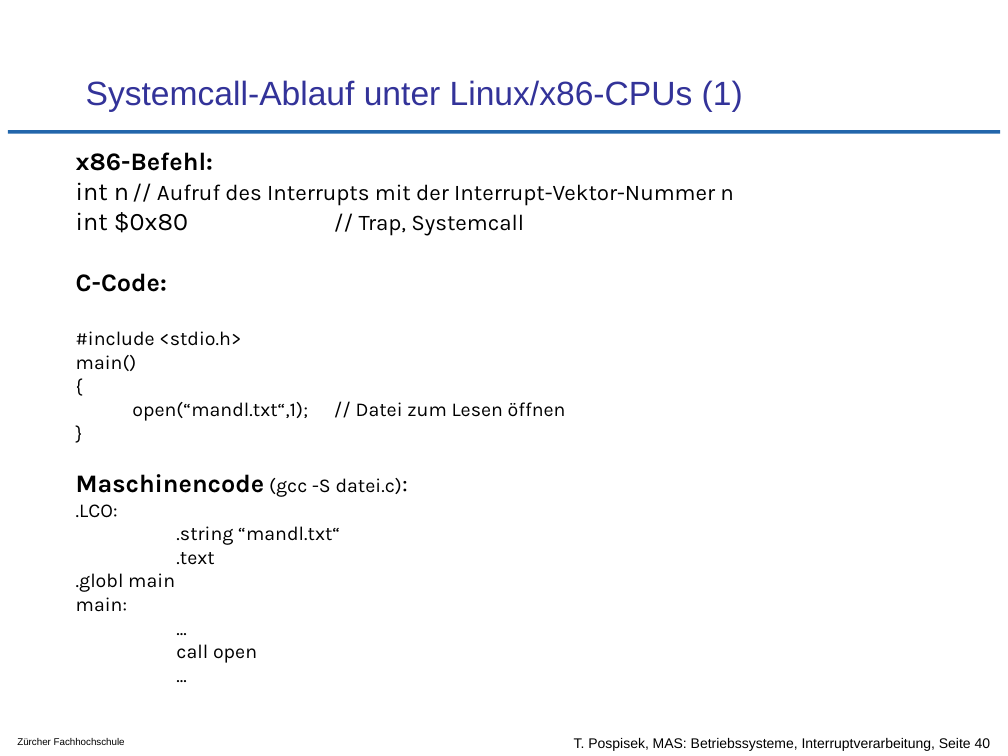
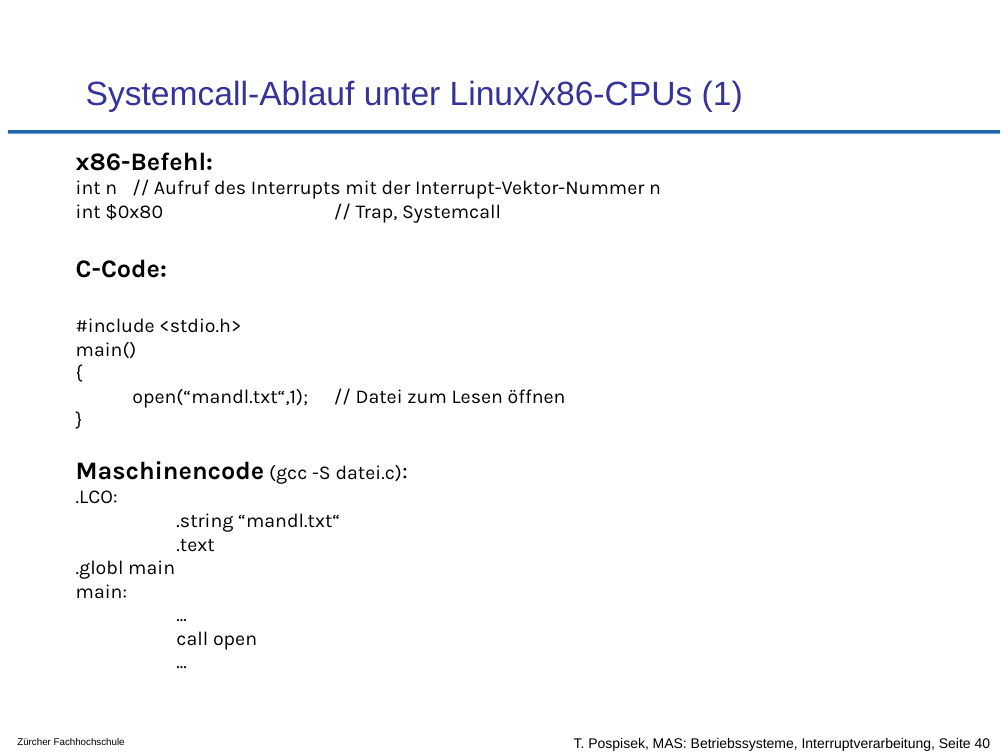
Before and after one commit to tpo/betriebssysteme, a slide deck: slide 40 of 04-3_Interruptverarbeitung_in_Betriebssystemen.odp. Drawn at 1008x756 pixels with LibreOffice and Linux fonts; fonts in the diff are those of the drawing; background and template pictures are left out. Boxes give left, top, right and bottom in pixels: in the first picture for what was removed or moved away, otherwise in the second. Text is boxed around its words. In the diff, an @@ line names an element or a change of style, - is before the commit and + after.

```diff
--- a/04-3_Interruptverarbeitung_in_Betriebssystemen.odp
+++ b/04-3_Interruptverarbeitung_in_Betriebssystemen.odp
@@ text at [76,180,661,223]: size 18 to 14 pt in "int n", "int $0x80"; size 16 to 14 pt in "// Aufruf des Interrupts mit der Interrupt-Vektor-Nummer ...", "// Trap, Systemcall" @@
```
Also in this commit, not shown: 10 other slides changed.
